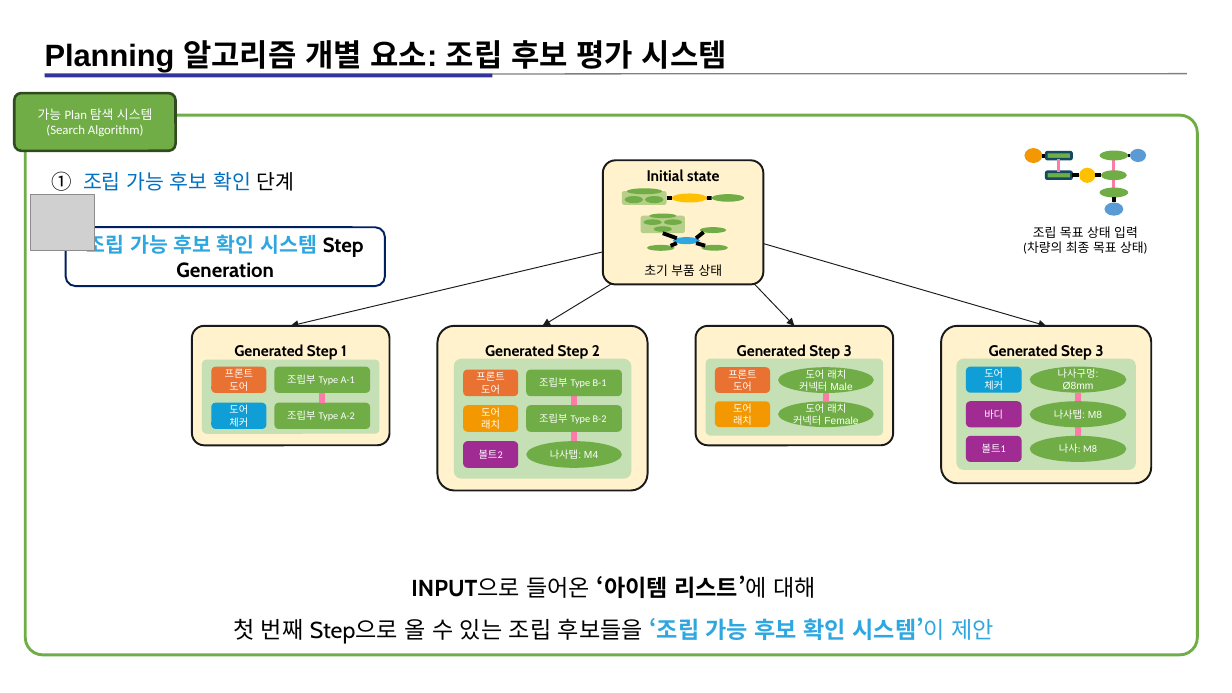
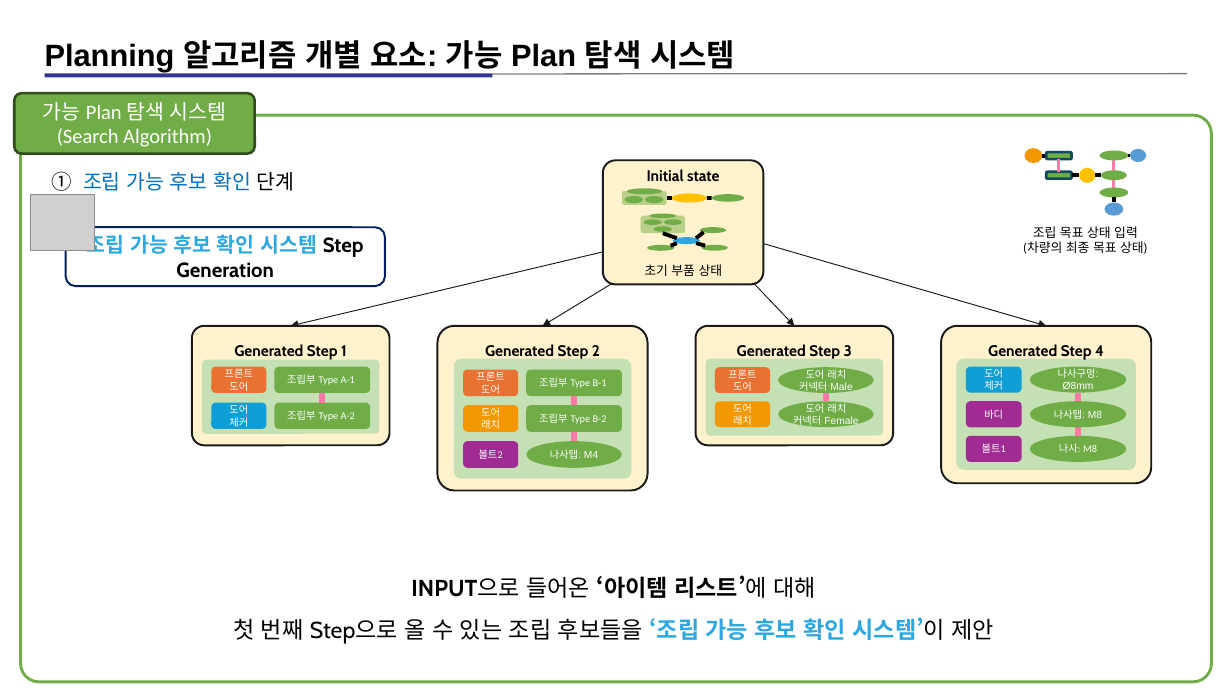
Before and after one commit to kimz1121/test, a slide deck: slide 6 of 현대차 심볼릭 플레너 예시 설명 자료_13_아키텍쳐_자료(작성중).pptx. Drawn at 1232x693 pixels with LibreOffice and Linux fonts; fonts in the diff are those of the drawing; grey boxes stand for pictures. Boxes give left, top, right and bottom in pixels: in the first picture for what was removed or moved away, otherwise in the second. Text is boxed around its words. In the diff, an @@ line names an element or a change of style, - is before the commit and + after.

```diff
--- a/현대차 심볼릭 플레너 예시 설명 자료_13_아키텍쳐_자료(작성중).pptx
+++ b/현대차 심볼릭 플레너 예시 설명 자료_13_아키텍쳐_자료(작성중).pptx
@@ text at (45, 40, 735, 75): text changed @@
-Planning 알고리즘 개별 요소: 조립 후보 평가 시스템
+Planning 알고리즘 개별 요소: 가능 Plan 탐색 시스템
@@ rounded rectangle "가능 Plan 탐색 시스템": place and size @@
-rounded rectangle "가능 Plan 탐색 시스템" at (14, 93, 176, 152)
+rounded rectangle "가능 Plan 탐색 시스템" at (14, 93, 254, 153)
@@ rounded rectangle "가능 Plan 탐색 시스템" at (14, 93, 254, 153): size 10 to 16 pt @@
@@ rounded rectangle: place and size @@
-rounded rectangle at (25, 116, 1198, 655)
+rounded rectangle at (20, 116, 1212, 682)
@@ text at (988, 344, 1104, 361): text changed @@
-Generated Step 3
+Generated Step 4
@@ text at (233, 617, 995, 644): text colour #2EA7E0 to #000000 in "시스템’이 제안" @@
```
Also in this commit, not shown: 3 other slides changed, 2 slides added, 7 slides removed.
